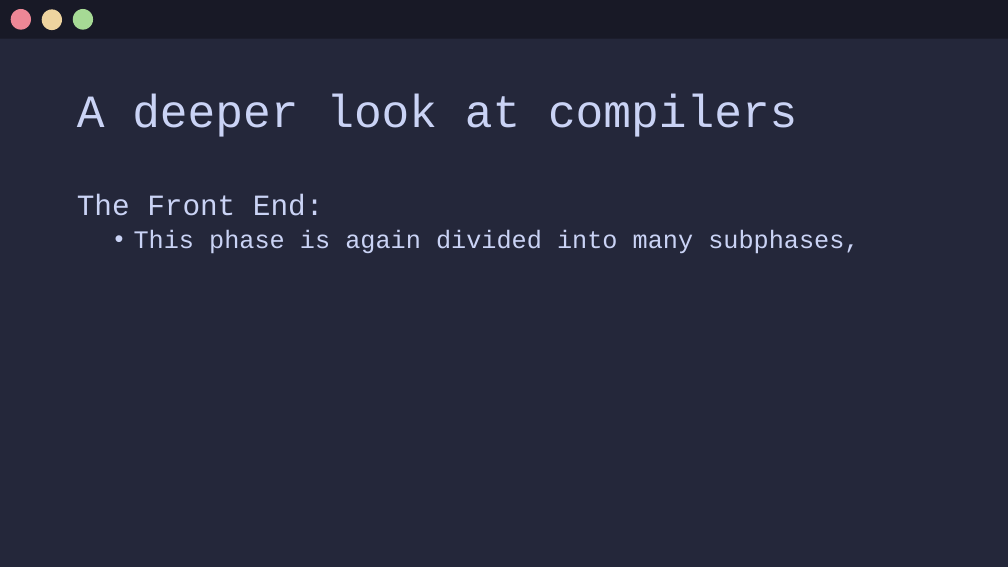
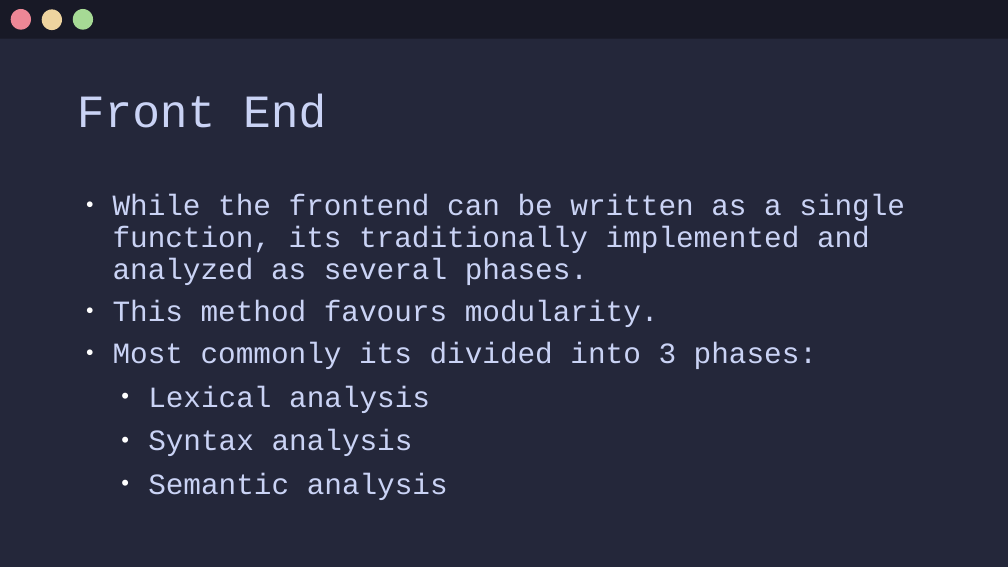
Before and after one commit to Jx-ls/custom-compiler, a slide deck: slide 14 of Compilers.odp (slide 13 before the commit). Drawn at 1008x567 pixels with LibreOffice and Linux fonts; fonts in the diff are those of the drawing. Boxes give left, top, right and bottom in pixels: in the first picture for what was removed or moved away, otherwise in the second. Text is boxed around its words. In the diff, an @@ line names an element or a change of style, - is before the commit and + after.

Commit message:
added a deeper look at compiler front end

```diff
--- a/Compilers.odp
+++ b/Compilers.odp
@@ title at [77, 94, 326, 128]: text changed @@
-A deeper look at compilers
+Front End
@@ text at [113, 194, 905, 500]: text changed; size 24 to 28 pt @@
-The Front End:
-  • This phase is again divided into many subphases,
+● While the frontend can be written as a single function, its traditionally implemented and analyzed as several phases.
+● This method favours modularity.
+● Most commonly its divided into 3 phases:
+  • Lexical analysis
+  • Syntax analysis
+  • Semantic analysis
```
Also in this commit, not shown: 2 other slides changed, 6 slides added, 9 slides removed.
